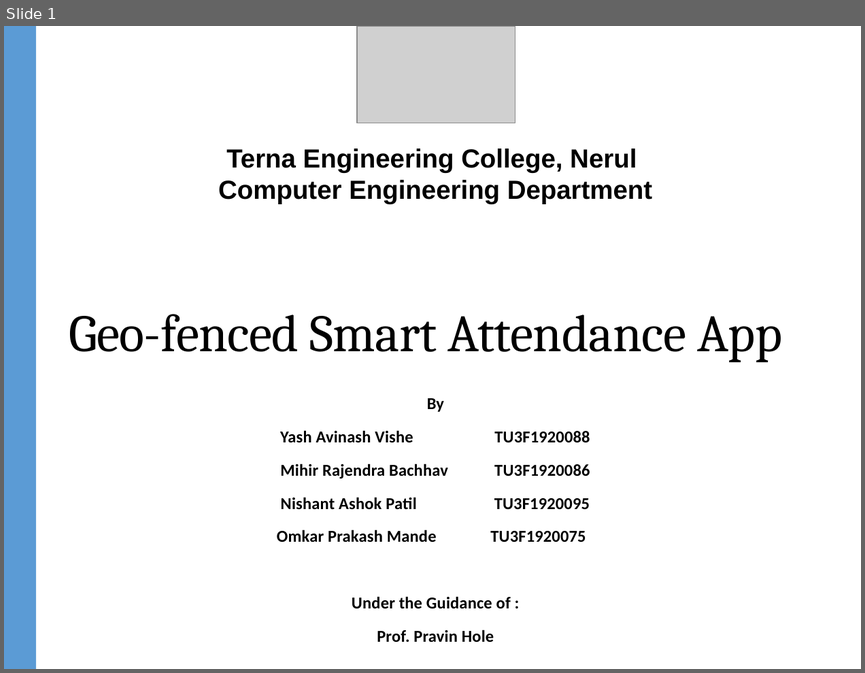
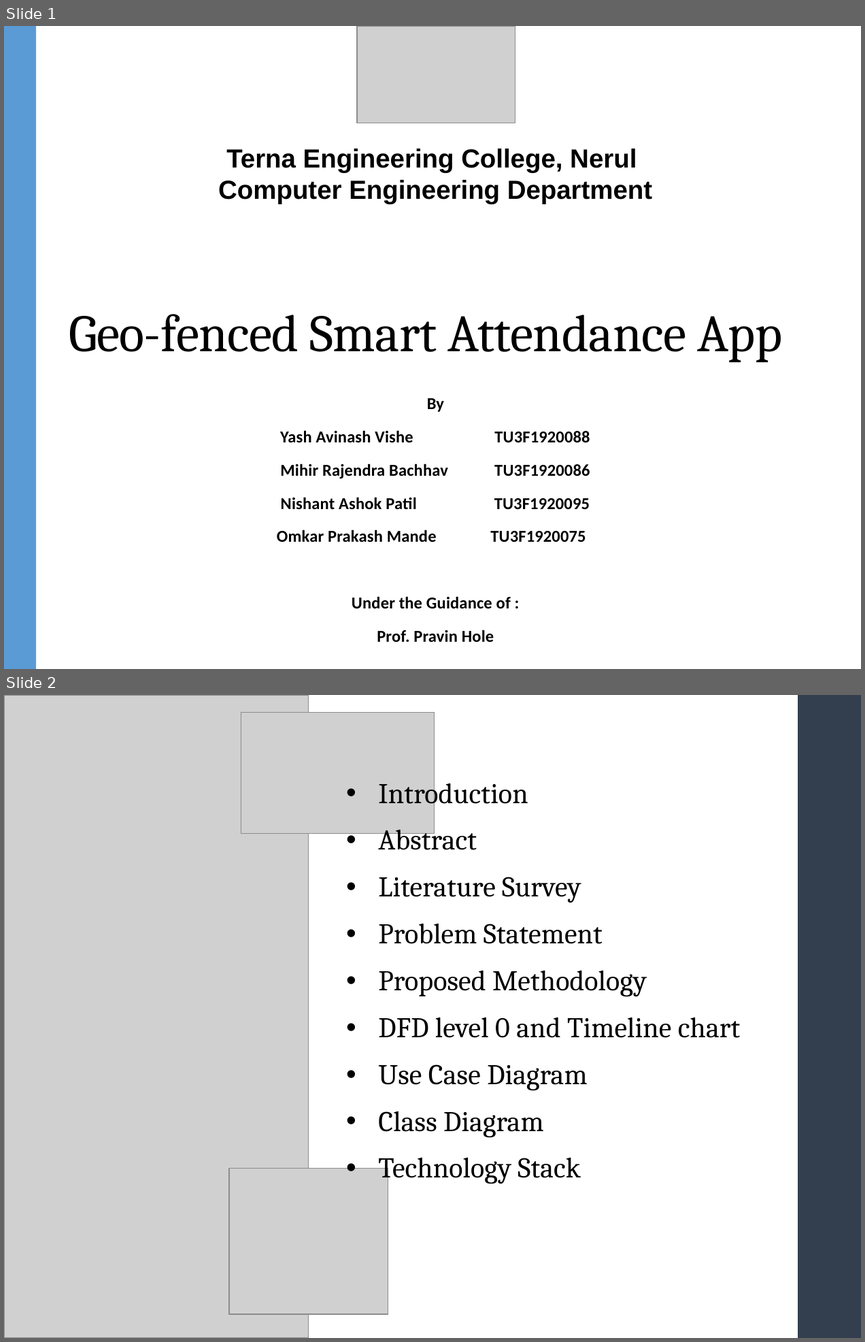
Before and after one commit to nishant-patil-280/Major-Project, a slide deck: docs/major project main ppt.pptx. Shown one above the other, each under a label of ours: slide 1 before the commit, slides 1 and 2 after it. The pictures are 865x673 and 865x1342 pixels, drawn with LibreOffice and Linux fonts; fonts in the diff are those of the drawing; grey boxes stand for pictures. Boxes give left, top, right and bottom in pixels: in the first picture for what was removed or moved away, otherwise in the second. Text is boxed around its words. In the diff, an @@ line names an element or a change of style, - is before the commit and + after.

```diff
--- a/docs/major project main ppt.pptx
+++ b/docs/major project main ppt.pptx
@@ slide 2 added at box(4, 695, 861, 1338), background #FFFFFF @@
@@ picture added at box(4, 695, 308, 1338) @@
@@ picture added at box(241, 712, 435, 833) @@
@@ rectangle added at box(798, 695, 861, 1338), fill #333F50 @@
@@ text added at box(378, 777, 740, 1185), 24 pt, text #000000 @@
+• Introduction
+• Abstract
+• Literature Survey
+• Problem Statement
+• Proposed Methodology
+• DFD level 0 and Timeline chart
+• Use Case Diagram
+• Class Diagram
+• Technology Stack
@@ picture added at box(229, 1168, 388, 1314) @@
```
Also in this commit, not shown: 4 slides changed, 5 other slides added, 1 slide removed.
